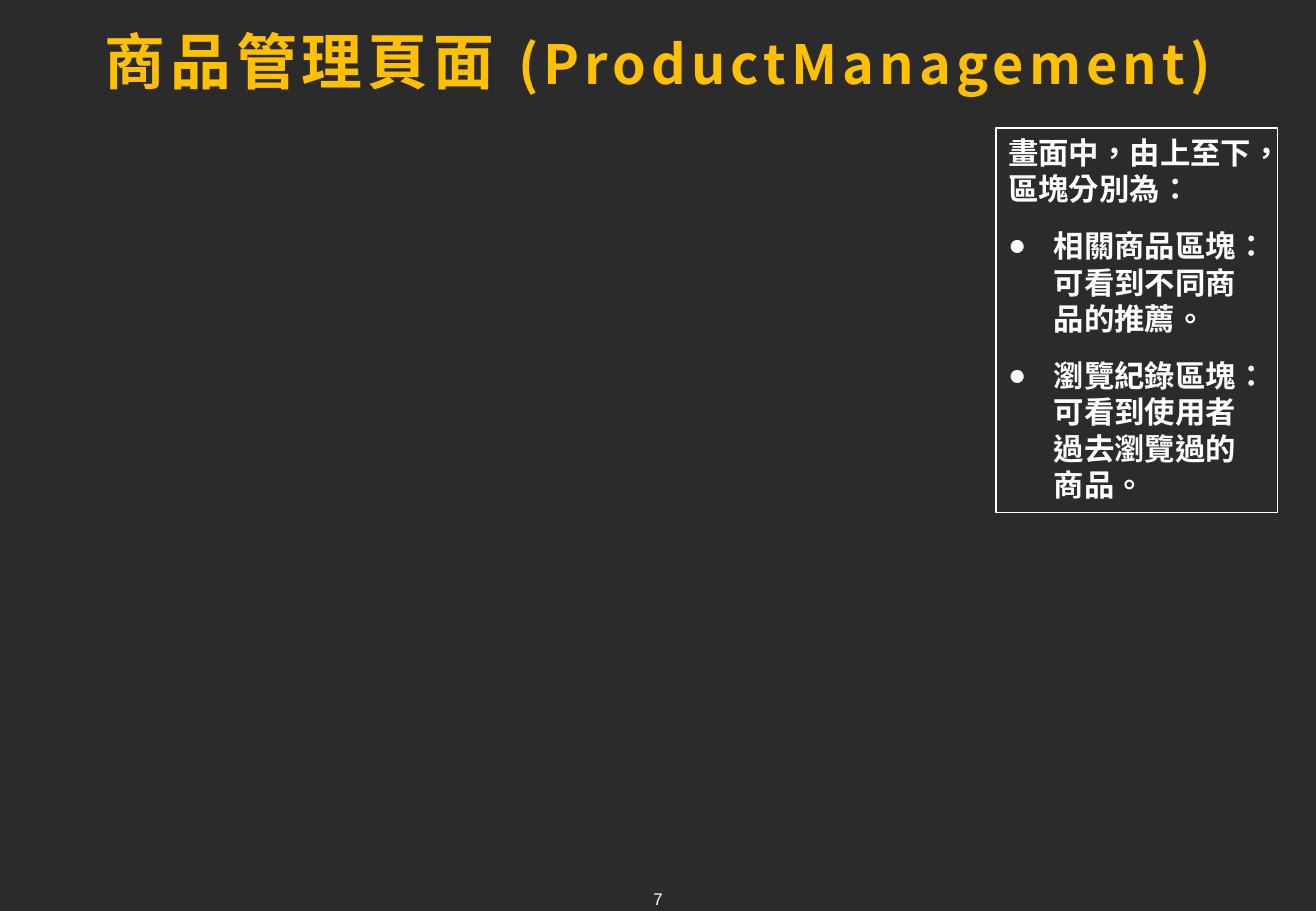
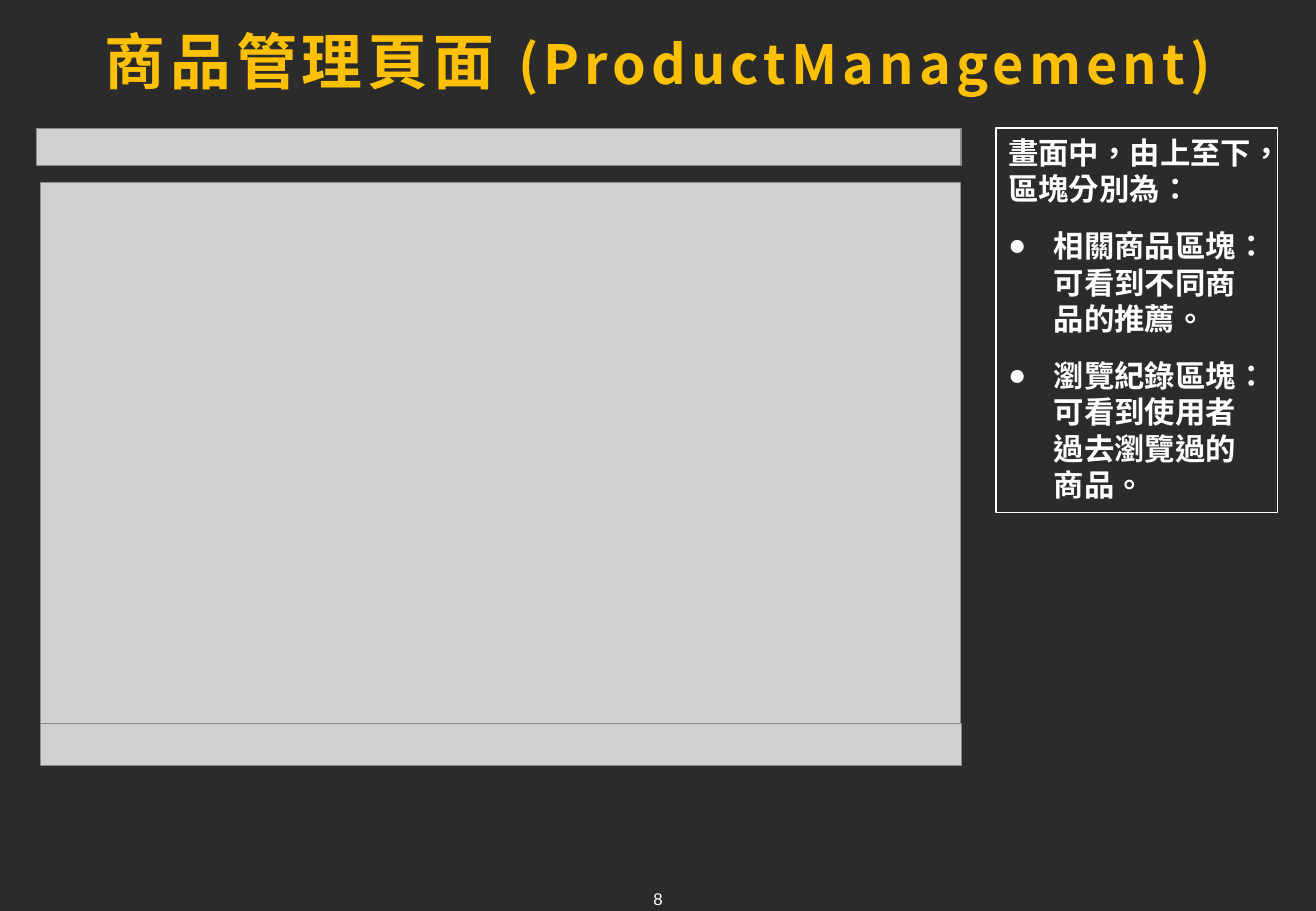
Before and after one commit to tim93009/FinalProject_GameForum, a slide deck: slide 8 of docs/ppt/chang.pptx (slide 7 before the commit). Drawn at 1316x911 pixels with LibreOffice and Linux fonts; fonts in the diff are those of the drawing; grey boxes stand for pictures; background and template pictures are left out; a plain dark background stands for a picture behind light text. Boxes give left, top, right and bottom in pixels: in the first picture for what was removed or moved away, otherwise in the second. Text is boxed around its words. In the diff, an @@ line names an element or a change of style, - is before the commit and + after.

```diff
--- a/docs/ppt/chang.pptx
+++ b/docs/ppt/chang.pptx
@@ picture added at (36,129,961,166) @@
@@ picture added at (40,182,960,723) @@
@@ picture added at (40,723,961,766) @@
@@ page number at (653,893,662,905): text changed @@
-7
+8
```
Also in this commit, not shown: 2 other slides changed, 5 slides added, 1 other file.
